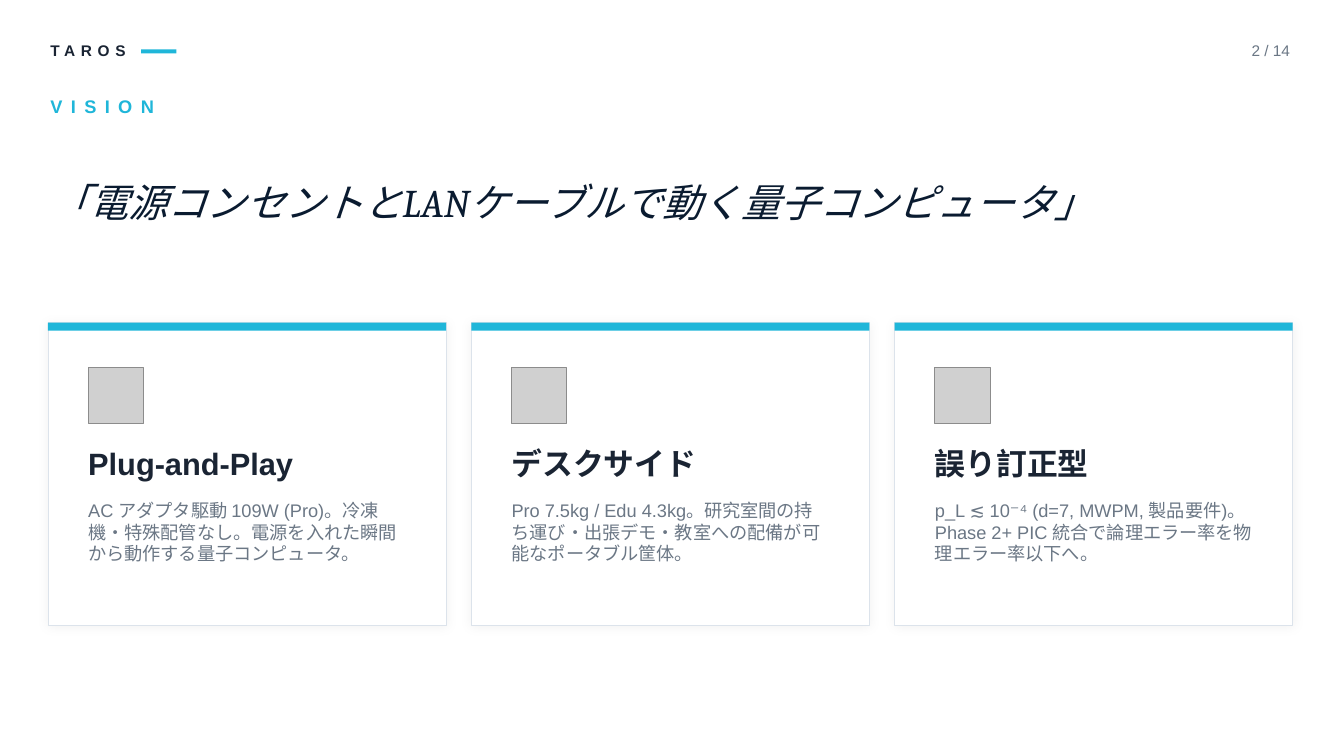
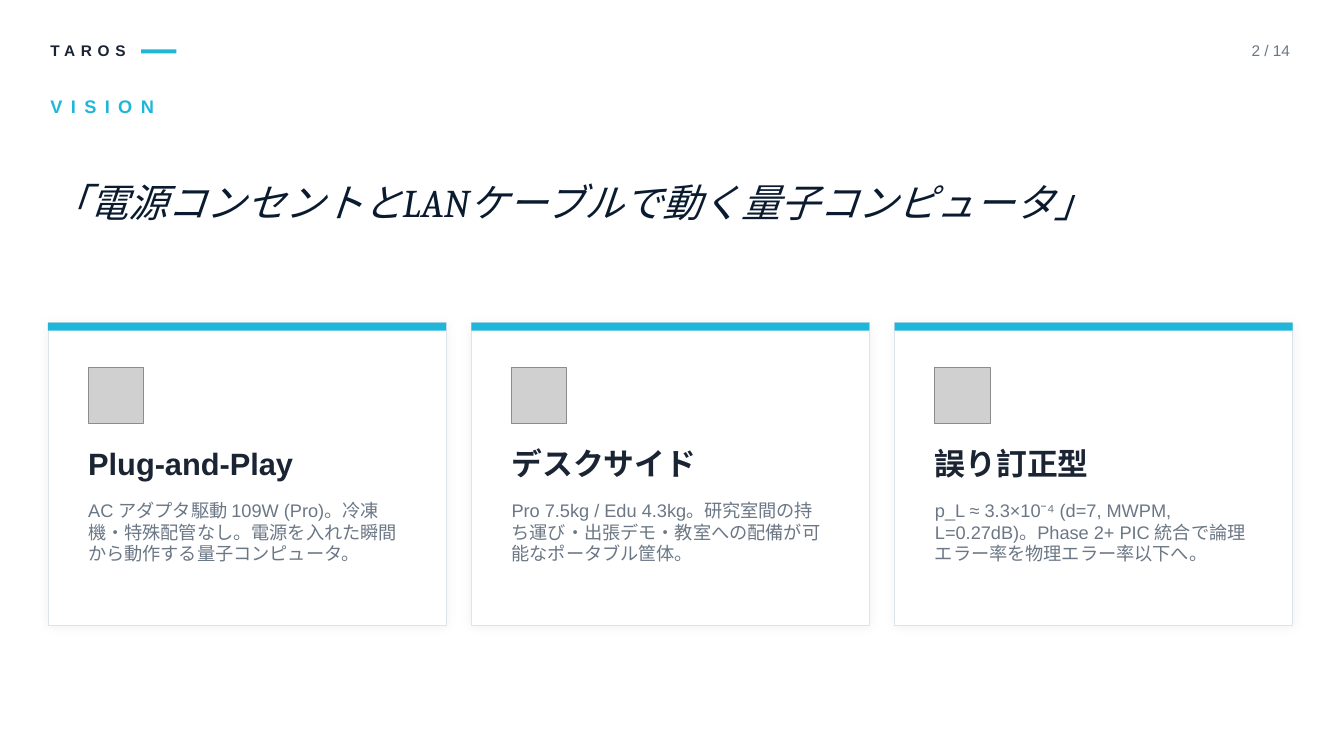
Before and after one commit to TomohiroTani28/Taros, a slide deck: slide 2 of assets/TAROS_Investor_Pitch_Revised.pptx. Drawn at 1344x756 pixels with LibreOffice and Linux fonts; fonts in the diff are those of the drawing; grey boxes stand for pictures. Boxes give left, top, right and bottom in pixels: in the first picture for what was removed or moved away, otherwise in the second. Text is boxed around its words. In the diff, an @@ line names an element or a change of style, - is before the commit and + after.

```diff
--- a/assets/TAROS_Investor_Pitch_Revised.pptx
+++ b/assets/TAROS_Investor_Pitch_Revised.pptx
@@ text at bbox=[935, 504, 1246, 562]: text changed @@
-p_L ≲ 10⁻⁴ (d=7, MWPM, 製品要件)。Phase 2+ PIC 統合で論理エラー率を物理エラー率以下へ。
+p_L ≈ 3.3×10⁻⁴ (d=7, MWPM, L=0.27dB)。Phase 2+ PIC 統合で論理エラー率を物理エラー率以下へ。
```
Also in this commit, not shown: 5 other slides changed, 12 other files.
